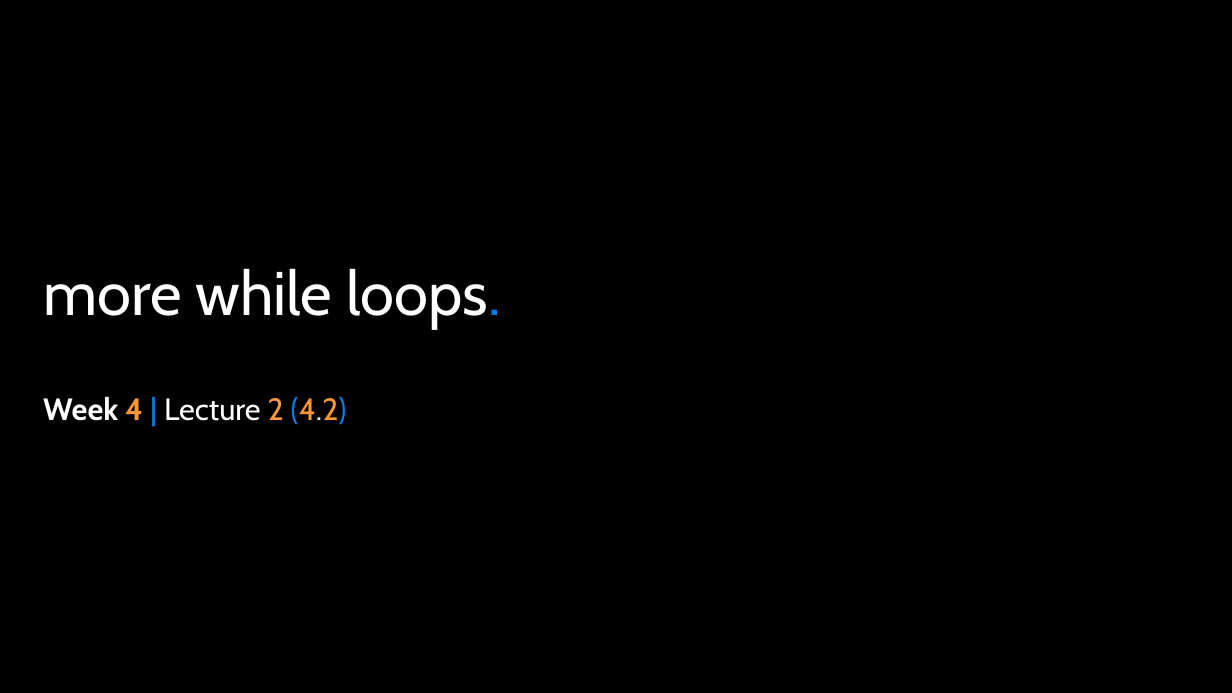
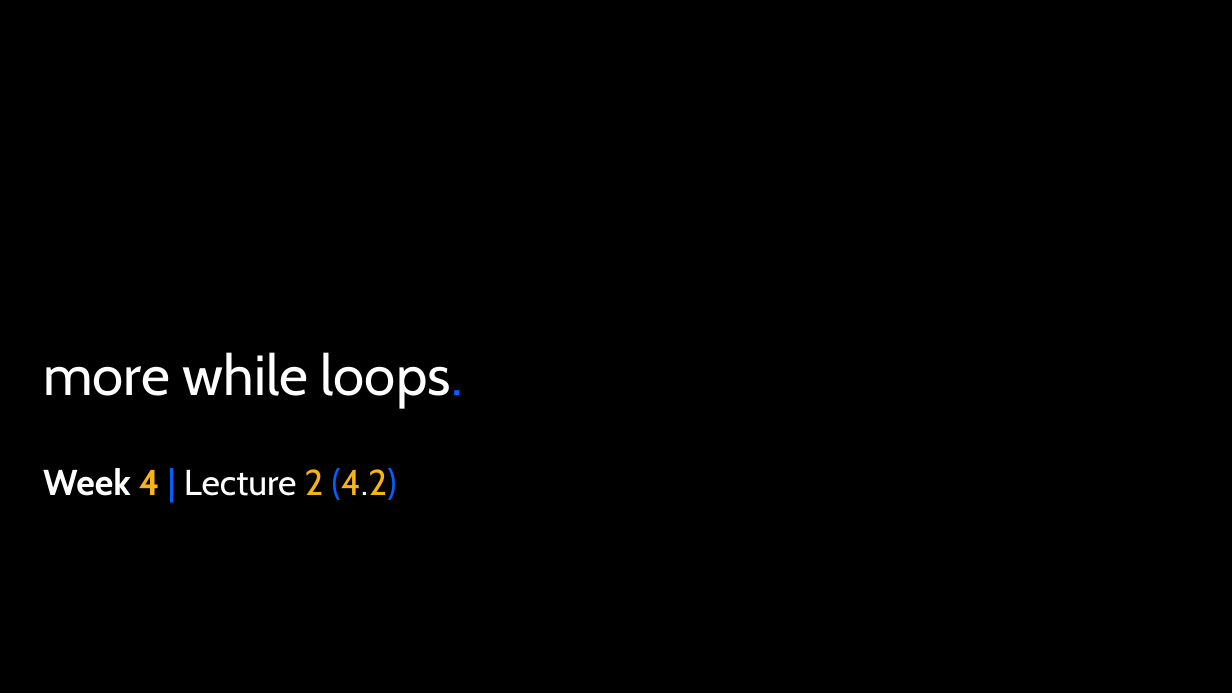
Before and after one commit to APS106/APS106-winter-2024-kinsella-goodfellow, a slide deck: slide 1 of lectures/week4/lecture2/slides/week4_lecture2.pptx. Drawn at 1232x693 pixels with LibreOffice and Linux fonts; fonts in the diff are those of the drawing; background and template pictures are left out. Boxes give left, top, right and bottom in pixels: in the first picture for what was removed or moved away, otherwise in the second. Text is boxed around its words. In the diff, an @@ line names an element or a change of style, - is before the commit and + after.

```diff
--- a/lectures/week4/lecture2/slides/week4_lecture2.pptx
+++ b/lectures/week4/lecture2/slides/week4_lecture2.pptx
@@ title "more while loops.": place and size @@
-title "more while loops." at bbox=[43, 268, 500, 329]
+title "more while loops." at bbox=[43, 352, 463, 408]
@@ title "more while loops." at bbox=[43, 352, 463, 408]: size 48 to 44 pt; text colour #017EE5 to #0061FF in "loops."; vertical alignment bottom to middle @@
@@ subtitle "Week 4 | Lecture 2 ...": place and size @@
-subtitle "Week 4 | Lecture 2 ..." at bbox=[43, 397, 347, 425]
+subtitle "Week 4 | Lecture 2 ..." at bbox=[43, 468, 397, 500]
@@ subtitle "Week 4 | Lecture 2 ..." at bbox=[43, 468, 397, 500]: size 24 to 28 pt; text colour #FF9933 to #F7B41A in "4 2 (4.2)"; text colour #017EE5 to #0061FF in "| (4.2)" @@
```
Also in this commit, not shown: 19 other slides changed, 12 other files.
